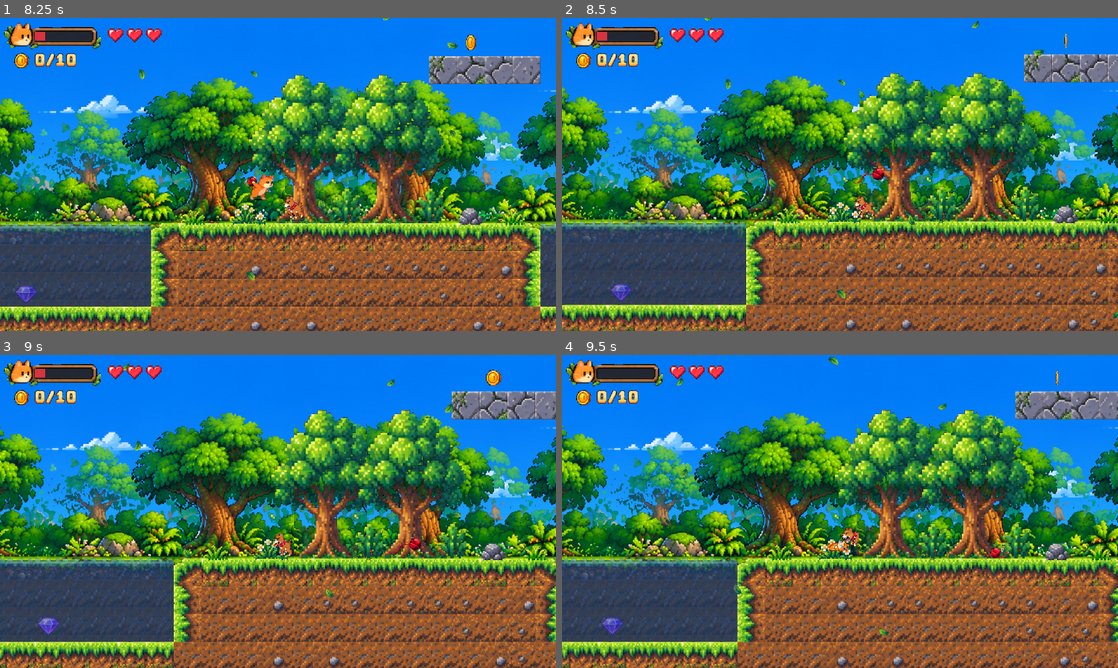
Above: before the commit, frames 1-4 (two rows, left to right).
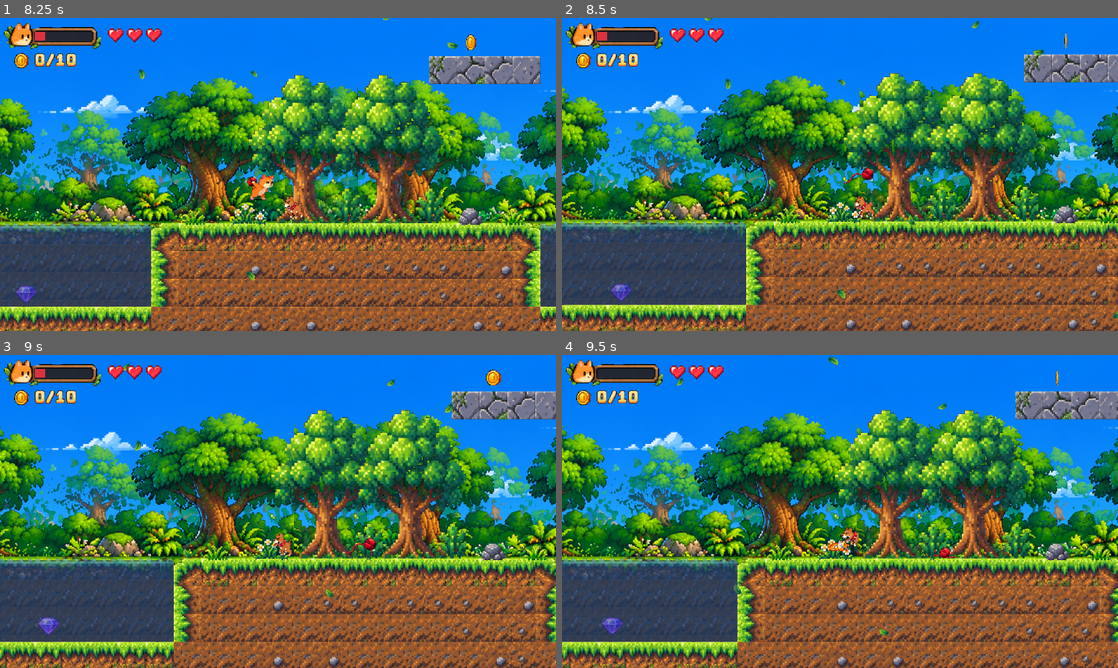
Above: after the commit, the same moments.

Repository: leksa-dev/cat-platformer
Game: Godot game, scene res://scenes/ui/main_menu.tscn
Two runs of this game, one before a commit and one after it. Both use one fixed random seed, a clock stepped at 60 frames per second and the inputs below.
Inputs (mouse positions are in pixels of both pictures, inside the frame that each line leads up to):
- Up to frame 1 (8.25 s): tap Enter (ui_accept) at 0.5 s; move the mouse to (400, 158) at 0.52 s; hold D (right) 0.53-1.25 s; hold Shift (dash) 0.53-1.25 s; click (400, 158) at 0.67 s; tap Space (jump) at 0.77, 1.07, 2.3, 3.77, 4.07, 5.3, 6.77, 7.07 s; tap K (fart) at 0.8, 3.8, 5.1, 6.8 s; drag from (166, 190) to (311, 152) at 1.27 s; move the mouse to (333, 105) at 2.02 s; hold A (left) 2.03-2.75 s; tap L (throw) at 2.1 s; drag from (250, 237) to (294, 152) at 2.77 s; move the mouse to (444, 221) at 3.52 s; hold D (right) 3.53-4.25 s; hold J (attack) 3.53-4.25 s; drag from (111, 127) to (272, 177) at 4.27 s; move the mouse to (305, 174) at 5.02 s; hold D (right) 5.03-5.75 s; click (305, 174) at 5.17 s; drag from (194, 96) to (305, 212) at 5.77 s; move the mouse to (400, 158) at 6.52 s; hold A (left) 6.53-7.25 s; tap X at 6.6 s; drag from (166, 190) to (239, 149) at 7.27 s; move the mouse to (333, 105) at 8.02 s; hold D (right) from 8.03 s (still down); tap V at 8.1 s
- Up to frame 2 (8.5 s): keep holding D (right); tap Space (jump) at 8.3 s
- Up to frame 3 (9 s): release D (right) at 8.75 s; drag from (250, 574) to (394, 542) at 8.77 s
- Up to frame 4 (9.5 s): no input

Frame 1 is identical in both runs. In frame 2, 0.2% of the frame differs, in the area x 50-58%, y 47-53%; in frame 3, 0.2%, in the area x 62-76%, y 58-64%; in frame 4, 0.1%.

Commit message:
Yarn ball can be thrown mid-jump (no animation yet, 0.4 s apart)
Co-Authored-By: Claude Opus 5.5 <noreply@anthropic.com>
Claude-Session: https://claude.ai/code/session_011nTXPMpz8sabEPGxZfve52

Diff:
--- a/scenes/player/cat.gd
+++ b/scenes/player/cat.gd
@@ -60,6 +60,7 @@
 var _farted := false  # cloud already released this attack
 var _throw_time := -1.0  # seconds into the yarn throw, < 0 when not throwing
 var _thrown := false  # ball already released this throw
+var _air_throw_cd := 0.0  # mid-air throws have no animation (yet): this paces them
 var _in_water := false
 var hp := 0
 var fall_speed := 0.0  # vertical speed before the last move (landing zeroes velocity; enemies need it for stomps)
@@ -360,9 +361,14 @@
 		_fart_time = 0.0
 		_farted = false
 		_fart_dir = visual.scale.x
-	if Input.is_action_just_pressed("throw") and _throw_time < 0 and _fart_time < 0 and is_on_floor():
-		_throw_time = 0.0
-		_thrown = false
+	_air_throw_cd -= delta
+	if Input.is_action_just_pressed("throw") and _throw_time < 0 and _fart_time < 0:
+		if is_on_floor():
+			_throw_time = 0.0
+			_thrown = false
+		elif _air_throw_cd <= 0:  # mid-jump: the ball leaves at once, the cat keeps its jump frames and steering
+			_air_throw_cd = 0.4
+			_throw_yarn()
 
 	_lock -= delta
 	if _lock <= 0:
@@ -477,14 +483,19 @@
 	var frame := int(_throw_time * THROW_FPS)
 	if not _thrown and frame >= THROW_RELEASE:
 		_thrown = true
-		Game.sfx("dash", 0.1, -4.0)
-		var ball := YARN_BALL.instantiate()
-		ball.velocity = Vector2(visual.scale.x * throw_velocity.x, throw_velocity.y)
-		ball.hit.connect(hit.emit)
-		get_parent().add_child(ball)
-		ball.global_position = global_position + Vector2(visual.scale.x * 8, -10)
+		_throw_yarn()
 	if frame >= 8:
 		_throw_time = -1.0
+
+
+func _throw_yarn() -> void:
+	Game.sfx("dash", 0.1, -4.0)
+	var ball := YARN_BALL.instantiate()
+	# half the cat's own speed on top, so a running or jumping cat doesn't overtake its ball
+	ball.velocity = Vector2(visual.scale.x * throw_velocity.x + velocity.x * 0.5, throw_velocity.y)
+	ball.hit.connect(hit.emit)
+	get_parent().add_child(ball)
+	ball.global_position = global_position + Vector2(visual.scale.x * 8, -10)
 
 
 func _boost(mult: float) -> float:
Not shown, changed: PLAN.md
